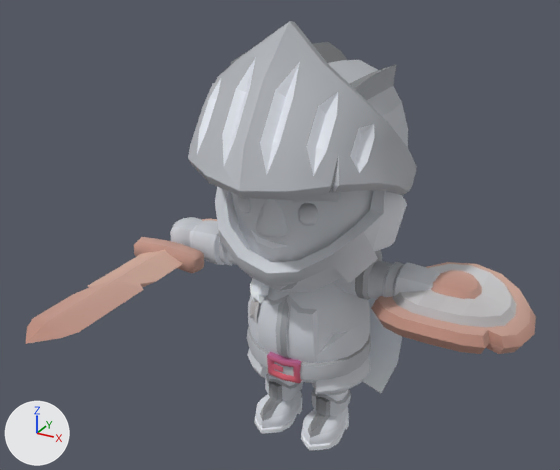
Before and after pictures for a commit that changed the glTF model assets/models/rigged/trooper.glb.
Rendered twice from a 50 mm camera at (0.7, -1.41, 1.176) aimed at (0.006, -0.148, 0.545). The lights are fixed; the arrows at lower left show +X, +Y and +Z. The picture after the commit comes second. Vertices at exactly the same position are counted once.

The first picture shows 'trooper'.
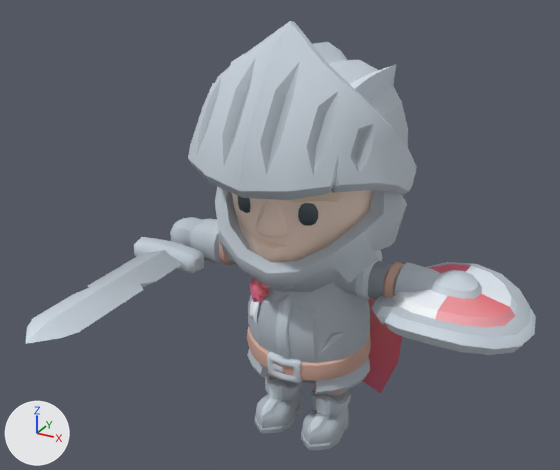
Changed parts and their boxes [x1, y1, x2, y2] in the pictures (560 x 470 px; the box of a moved part takes in the faces that stretch with it):
part 1 of me_trooper, moved or reshaped: before [371, 262, 536, 354]; after [371, 262, 536, 355]
part 2 of me_trooper, recoloured: [25, 21, 536, 450] in both

Patch to the scene script:
```diff
--- a/assets/models/rigged/trooper.glb.py
+++ b/assets/models/rigged/trooper.glb.py
@@ me_trooper @@
 me_trooper.from_pydata(...)  # 3315 vertices, 6384 faces; spans x -0.428..0.5, y -0.532..0.205, z 0.0..0.96
 # used by ob_trooper; location = (0.0, 0.0, 0.0)
+# me_trooper part 1: the loose piece of 119 vertices spanning x 0.167..0.5, y -0.167..0.167, z 0.36..0.467 is mirrored in x about its middle
+# me_trooper part 2: 6376 kept faces spanning x -0.428..0.5, y -0.532..0.205, z 0.0..0.96 get new vertex colours
 me_trooper.materials.append(mat_character)
```
